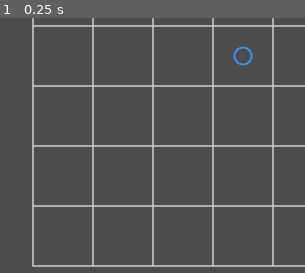
Above: before the commit, frame 1.
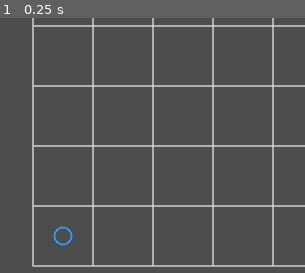
Above: after the commit, the same moment.

Repository: ustclyd/grid_demo
Game: Godot game, scene res://scenes/Main.tscn
Same seed, same stepped clock (60 frames per second), same inputs: the game is played once before the commit and once after it.
Inputs:
- Up to frame 1 (0.25 s): no input
The pictures show only the part of the screen within x 25-75%, y 50-100%; the shares and areas given below are measured in that part.

The runs differ from the first frame. In frame 1, 0.3% of the frame differs, in the area x 17-83%, y 10-90%.

Commit message:
修改为在左下角生成玩家，增加规则只能移动到相邻单元格

Diff:
--- a/scripts/Main.gd
+++ b/scripts/Main.gd
@@ -53,7 +53,10 @@
 # 变量在运行过程中是可以改变的。
 
 # 玩家当前所在的格子坐标。
-var player_grid := Vector2i(CENTER_INDEX, CENTER_INDEX)
+# 左下角对应：
+# - x = 0（最左边）
+# - y = GRID_COUNT - 1（最下边）
+var player_grid := Vector2i(0, GRID_COUNT - 1)
 
 # 玩家点击后，等待下一次结算时要移动到的目标格子。
 var pending_target := Vector2i.ZERO
@@ -142,11 +145,20 @@
 		if event.button_index == MOUSE_BUTTON_LEFT and event.pressed:
 			var clicked_grid := _screen_to_grid(event.position)
 
-			# 只有点在网格内部，才记录目标格子。
-			if _is_inside_grid(clicked_grid):
+			# 只有“点在网格内部”并且“目标格子与玩家当前位置相邻”时，
+			# 才会把这个点击记录成下一轮要执行的移动。
+			if _is_inside_grid(clicked_grid) and _is_adjacent_grid(player_grid, clicked_grid):
 				pending_target = clicked_grid
 				has_pending_target = true
-				queue_redraw()
+			else:
+				# 以下几种情况都视为“待机”：
+				# 1. 点到了自己所在的格子
+				# 2. 点到了不相邻的格子
+				# 3. 点到了网格外面
+				has_pending_target = false
+				pending_target = player_grid
+
+			queue_redraw()
 
 
 # ================================
@@ -247,6 +259,23 @@
 
 
 # ================================
+# 工具函数：判断两个格子是否相邻
+# ================================
+#
+# 相邻的意思是：
+# 目标格子必须在玩家周围 8 个方向中的一个。
+# 如果点到自己所在格子，就不算移动。
+func _is_adjacent_grid(from_grid: Vector2i, to_grid: Vector2i) -> bool:
+	var delta_x: int = absi(to_grid.x - from_grid.x)
+	var delta_y: int = absi(to_grid.y - from_grid.y)
+
+	if delta_x == 0 and delta_y == 0:
+		return false
+
+	return delta_x <= 1 and delta_y <= 1
+
+
+# ================================
 # 工具函数：画感叹号
 # ================================
 func _draw_alert_mark(player_center: Vector2) -> void:
